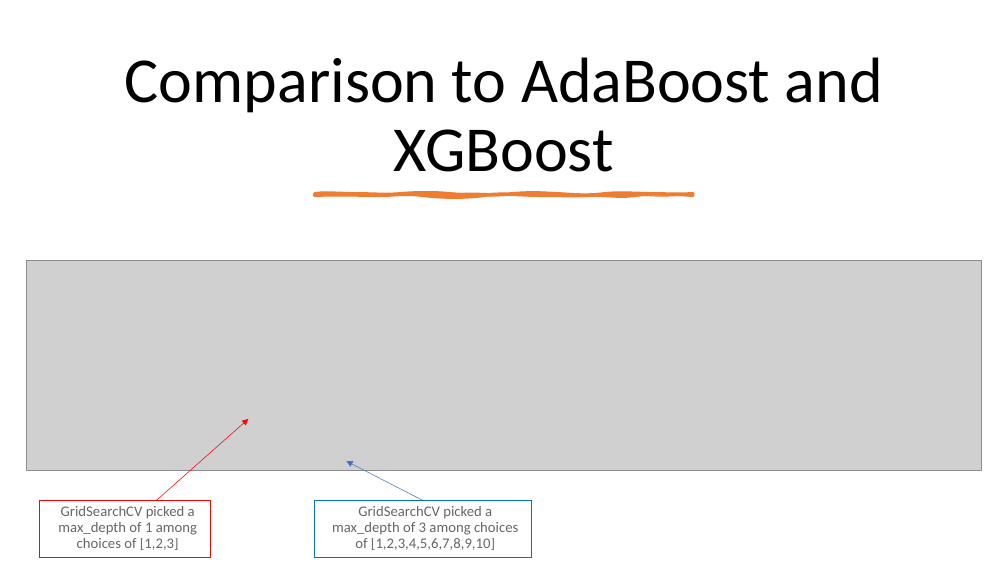
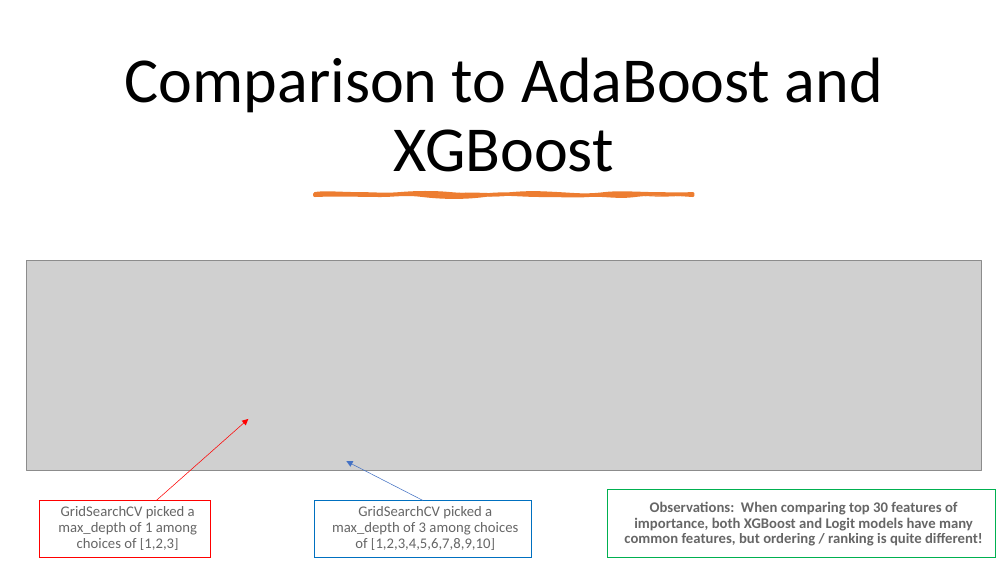
Before and after one commit to ngwtl/DSI-SG-24-projects, a slide deck: slide 11 of project_3/ethan-project-3-presentation.pptx. Drawn at 1008x567 pixels with LibreOffice and Linux fonts; fonts in the diff are those of the drawing; grey boxes stand for pictures. Boxes give left, top, right and bottom in pixels: in the first picture for what was removed or moved away, otherwise in the second. Text is boxed around its words. In the diff, an @@ line names an element or a change of style, - is before the commit and + after.

```diff
--- a/project_3/ethan-project-3-presentation.pptx
+++ b/project_3/ethan-project-3-presentation.pptx
@@ rectangle added at [607, 489, 996, 557], outline #00B050 0.75 pt, 14 pt, text #000000 at 60% opacity, bold @@
+Observations: When comparing top 30 features of importance, both XGBoost and Logit models have many common features, but ordering / ranking is quite different!
```
Also in this commit, not shown: 6 other slides changed.
